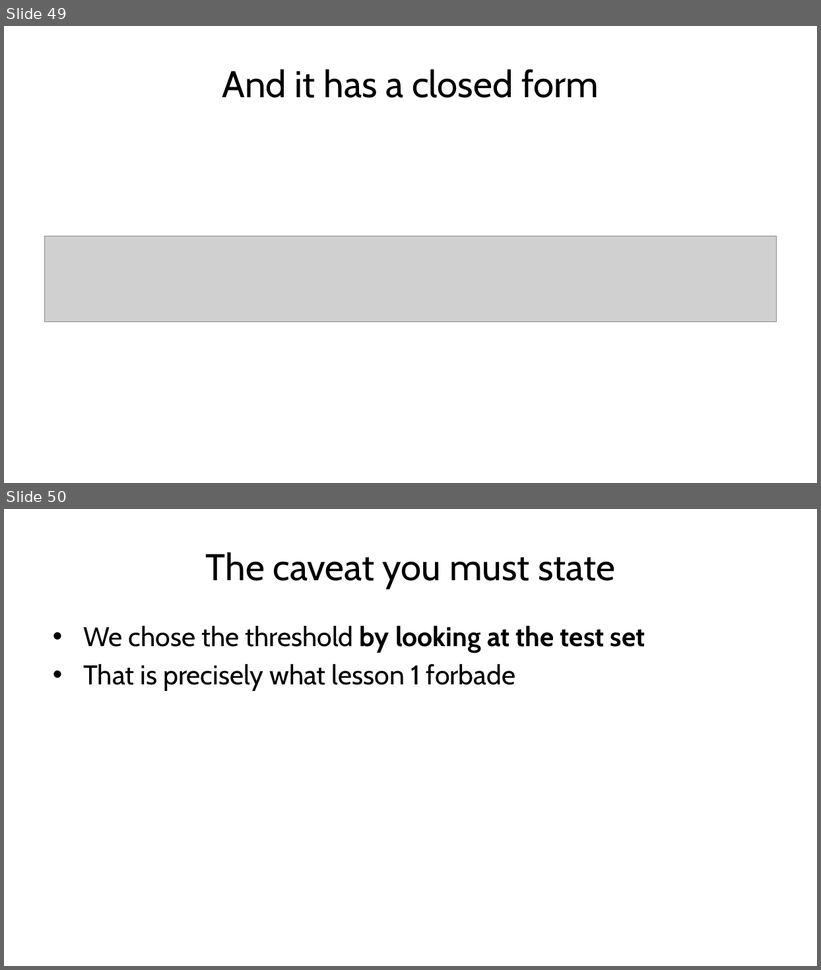
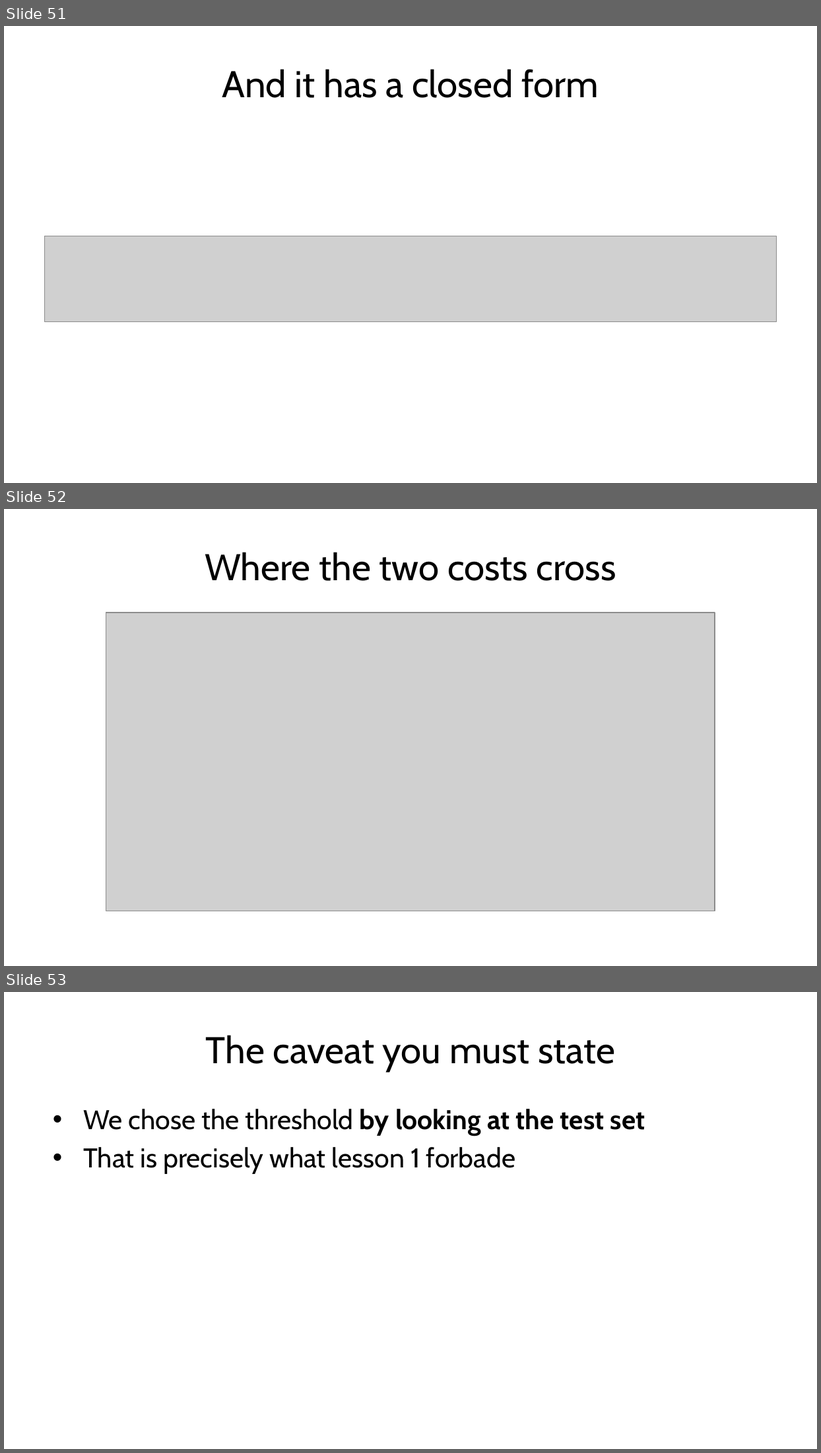
Before and after one commit to fabioantonini/technologies-for-artificial-intelligence, a slide deck: Lessons/04_classification_and_metrics/Slides/classification_and_metrics_slides.pptx. Shown one above the other, each under a label of ours: slides 49 and 50 before the commit, slides 51, 52 and 53 after it. The pictures are 821x970 and 821x1453 pixels, drawn with LibreOffice and Linux fonts; fonts in the diff are those of the drawing; grey boxes stand for pictures; background and template pictures are left out. Boxes give left, top, right and bottom in pixels: in the first picture for what was removed or moved away, otherwise in the second. Text is boxed around its words. In the diff, an @@ line names an element or a change of style, - is before the commit and + after.

```diff
--- a/Lessons/04_classification_and_metrics/Slides/classification_and_metrics_slides.pptx
+++ b/Lessons/04_classification_and_metrics/Slides/classification_and_metrics_slides.pptx
@@ slide 52 added at (x1=4, y1=509, x2=817, y2=966), background #FFFFFF @@
@@ title added at (x1=205, y1=552, x2=616, y2=581), 33 pt, text #1A1A1A @@
+Where the two costs cross
@@ picture added at (x1=106, y1=613, x2=715, y2=912) @@
@@ what was slide 49 is now slide 51 @@
@@ what was slide 50 is now slide 53 @@
```
Also in this commit, not shown: 4 slides changed, 2 other slides added, 7 other files.
